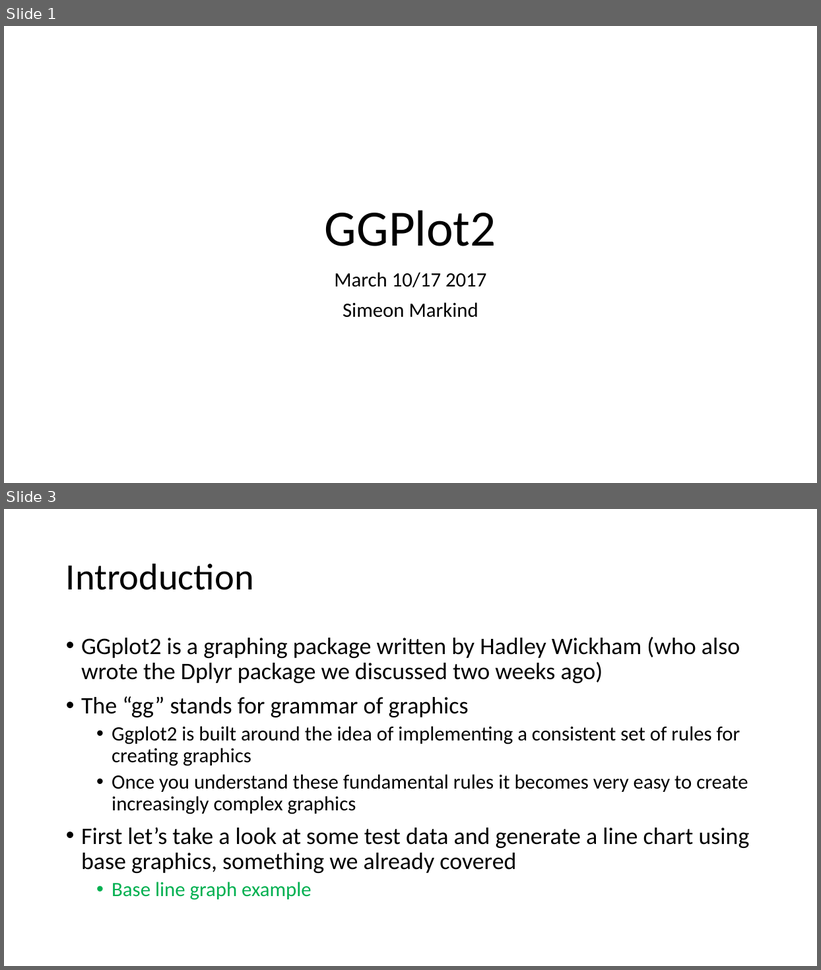
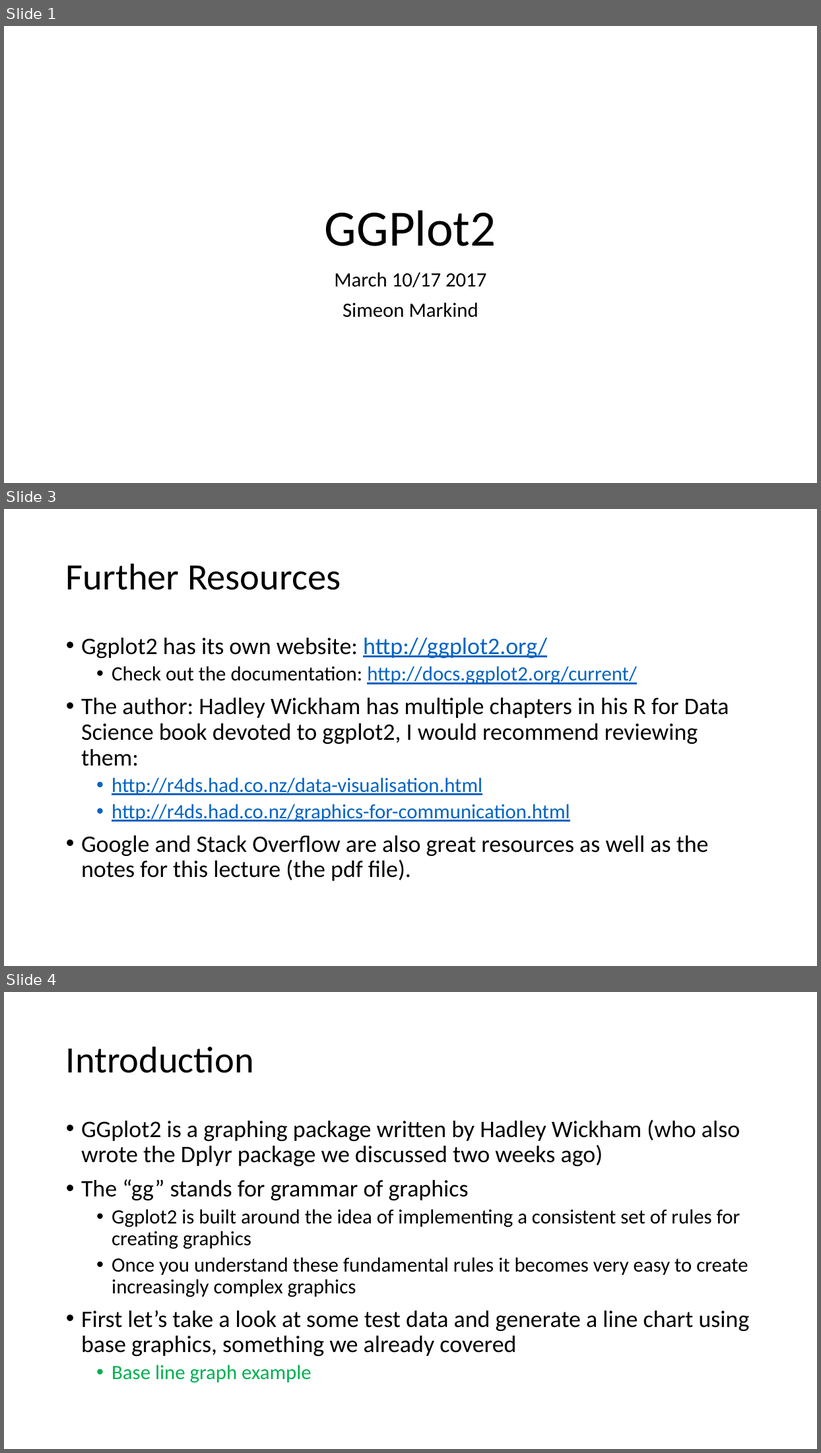
Before and after one commit to wampeh1/Ecog314_Spring2017, a slide deck: lecture7/GGPlot2_lecture.pptx. Shown one above the other, each under a label of ours: slides 1 and 3 before the commit, slides 1, 3 and 4 after it; the slides between them are not shown. The pictures are 821x970 and 821x1453 pixels, drawn with LibreOffice and Linux fonts; fonts in the diff are those of the drawing. Boxes give left, top, right and bottom in pixels: in the first picture for what was removed or moved away, otherwise in the second. Text is boxed around its words. In the diff, an @@ line names an element or a change of style, - is before the commit and + after.

```diff
--- a/lecture7/GGPlot2_lecture.pptx
+++ b/lecture7/GGPlot2_lecture.pptx
@@ slide 3 added at (4, 509, 817, 966), background #FFFFFF @@
@@ title added at (66, 563, 341, 590), 44 pt, text #000000 @@
+Further Resources
@@ text added at (81, 638, 729, 881), 28 pt, text #000000 @@
+• Ggplot2 has its own website: http://ggplot2.org/
+  • Check out the documentation: http://docs.ggplot2.org/current/
+• The author: Hadley Wickham has multiple chapters in his R for Data Science book devoted to ggplot2, I would recommend reviewing them:
+  • http://r4ds.had.co.nz/data-visualisation.html
+  • http://r4ds.had.co.nz/graphics-for-communication.html
+• Google and Stack Overflow are also great resources as well as the notes for this lecture (the pdf file).
@@ what was slide 3 is now slide 4 @@
```
Also in this commit, not shown: 7 slides changed, 3 other slides added.
